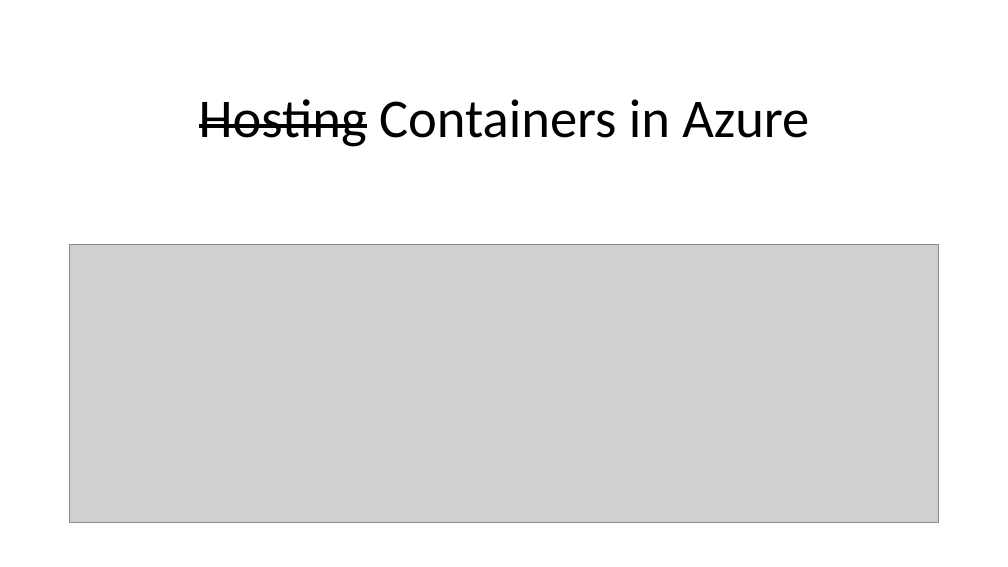
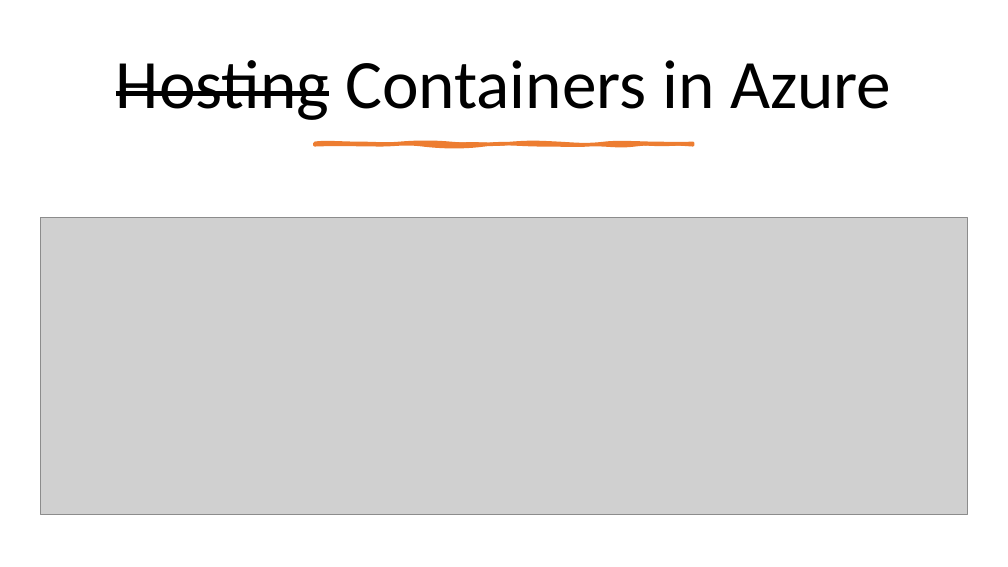
Before and after one commit to wrijugh/techtalks, a slide deck: slide 2 of slides/Containers in Azure - Global Azure 2022.pptx. Drawn at 1008x567 pixels with LibreOffice and Linux fonts; fonts in the diff are those of the drawing; grey boxes stand for pictures. Boxes give left, top, right and bottom in pixels: in the first picture for what was removed or moved away, otherwise in the second. Text is boxed around its words. In the diff, an @@ line names an element or a change of style, - is before the commit and + after.

```diff
--- a/slides/Containers in Azure - Global Azure 2022.pptx
+++ b/slides/Containers in Azure - Global Azure 2022.pptx
@@ title "Hosting Containers in Azure": place and size @@
-title "Hosting Containers in Azure" at box(199, 99, 809, 147)
+title "Hosting Containers in Azure" at box(116, 60, 891, 120)
@@ title "Hosting Containers in Azure" at box(116, 60, 891, 120): size 52 to 66 pt; vertical alignment bottom to middle @@
@@ freeform shape added at box(315, 144, 693, 145), fill #ED7D31, outline #ED7D31 3.25 pt @@
@@ picture: place and size @@
-picture at box(70, 244, 939, 523)
+picture at box(41, 218, 968, 514)
```
Also in this commit, not shown: 1 other slide changed, 1 slide added, 1 slide removed.
